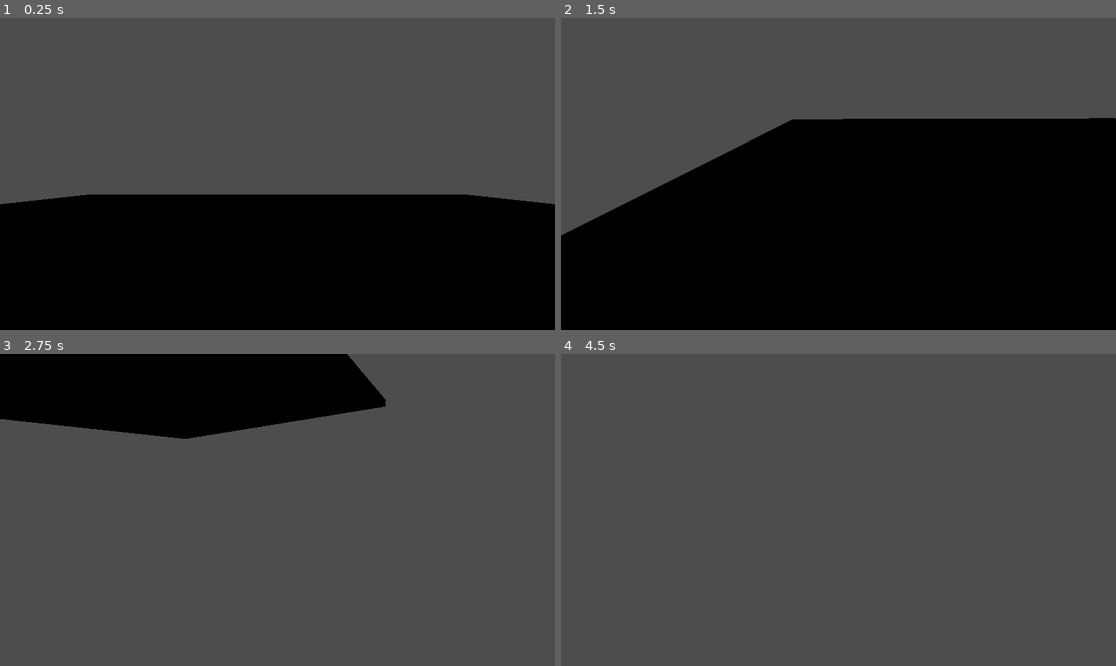
Above: before the commit, frames 1-4 (two rows, left to right).
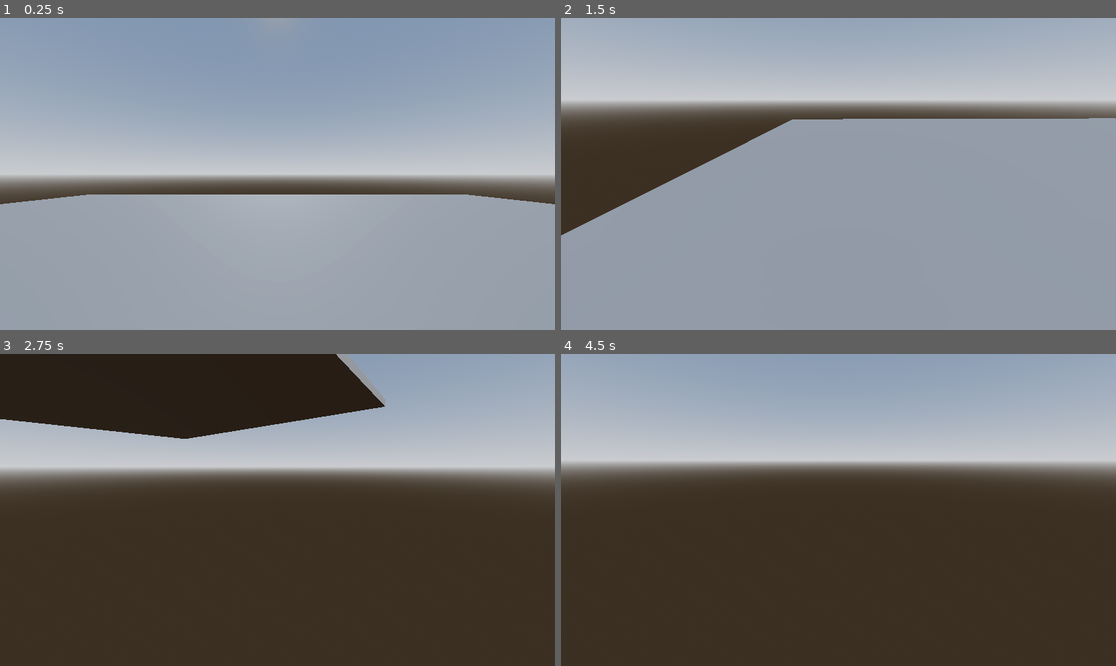
Above: after the commit, the same moments.

Repository: tnorrisoliva/3dGame
Game: Godot game, scene res://scenes/main.tscn
The game is run twice, just before and just after one commit, with the same random seed, the same clock (stepped at 60 frames per second) and the same inputs.
Inputs (mouse positions are in pixels of both pictures, inside the frame that each line leads up to):
- Up to frame 1 (0.25 s): no input
- Up to frame 2 (1.5 s): tap Enter (ui_accept) at 0.5, 0.77 s; move the mouse to (960, 158) at 0.52 s; hold D (move_right) 0.53-1.28 s; tap W (move_foward) at 0.6, 1.35 s; click (960, 158) at 0.67 s; move the mouse to (810, 174) at 1.27 s; hold S (move_back) from 1.28 s (still down)
- Up to frame 3 (2.75 s): tap Enter (ui_accept) at 1.52 s; move the mouse to (288, 503) at 2.02 s; release S (move_back) at 2.03 s; hold D (move_right) from 2.03 s (still down); tap W (move_foward) at 2.1 s
- Up to frame 4 (4.5 s): move the mouse to (832, 516) at 2.77 s; tap W (move_foward) at 2.85, 3.6, 4.35 s; tap Enter (ui_accept) at 3.02, 3.5, 3.77, 4.25 s; move the mouse to (877, 513) at 3.52 s; release D (move_right) at 3.53 s; hold A (move_left) from 3.53 s (still down); move the mouse to (794, 506) at 4.27 s

The runs differ from the first frame. In frame 1, 97% of the frame differs, in the area x 0-100%, y 0-100%; in frame 2, 98%; in frame 3, 97%; in frame 4, 97%.

Commit message:
created world enviorment and directional light

Diff:
--- a/scenes/main.tscn
+++ b/scenes/main.tscn
@@ -1,6 +1,23 @@
-[gd_scene load_steps=4 format=3 uid="uid://cncyv5i5nikgr"]
+[gd_scene load_steps=7 format=3 uid="uid://cncyv5i5nikgr"]
 
 [ext_resource type="Script" uid="uid://dw0guufagrxrm" path="res://scenes/player.gd" id="1_o5qli"]
+
+[sub_resource type="ProceduralSkyMaterial" id="ProceduralSkyMaterial_o5qli"]
+sky_horizon_color = Color(0.662243, 0.671743, 0.686743, 1)
+ground_horizon_color = Color(0.662243, 0.671743, 0.686743, 1)
+
+[sub_resource type="Sky" id="Sky_0wfyh"]
+sky_material = SubResource("ProceduralSkyMaterial_o5qli")
+
+[sub_resource type="Environment" id="Environment_sugp2"]
+background_mode = 2
+sky = SubResource("Sky_0wfyh")
+ambient_light_color = Color(0.51, 0.4743, 0.4743, 1)
+tonemap_mode = 2
+glow_enabled = true
+volumetric_fog_enabled = true
+volumetric_fog_density = 0.8738
+volumetric_fog_albedo = Color(0.29256, 0.46, 0.1012, 1)
 
 [sub_resource type="CapsuleMesh" id="CapsuleMesh_sgp6g"]
 
@@ -8,6 +25,9 @@
 points = PackedVector3Array(-0.125207, -0.532801, -0.480507, 0.0227831, 0.47607, 0.498884, 0.169713, 0.559144, 0.464172 …(924 unchanged characters)…
 
 [node name="Main" type="Node3D"]
+
+[node name="WorldEnvironment" type="WorldEnvironment" parent="."]
+environment = SubResource("Environment_sugp2")
 
 [node name="floor" type="CSGBox3D" parent="."]
 transform = Transform3D(7.31128, 0, 0, 0, 0.11766, 0, 0, 0, 7.76458, 0, 0, 0)
@@ -29,3 +49,7 @@
 transform = Transform3D(1, 0, 0, 0, 1, 0, 0, 0, 1, 0, 0.153857, 0)
 
 [node name="Camera3D" type="Camera3D" parent="Player/neck"]
+
+[node name="DirectionalLight3D" type="DirectionalLight3D" parent="."]
+transform = Transform3D(1, 0, 0, 0, -0.764404, 0.644738, 0, -0.644738, -0.764404, 0, 4.67565, 0)
+light_energy = 0.515
